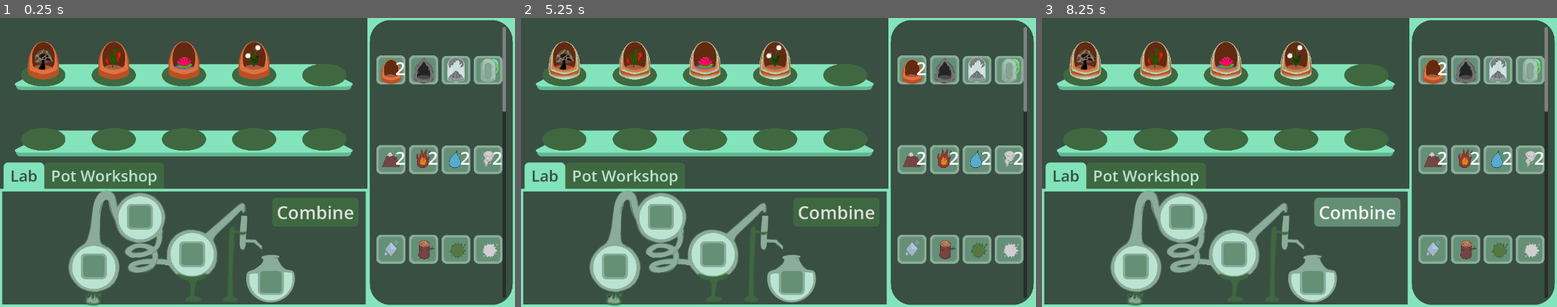
Above: before the commit, frames 1-3 (left to right).
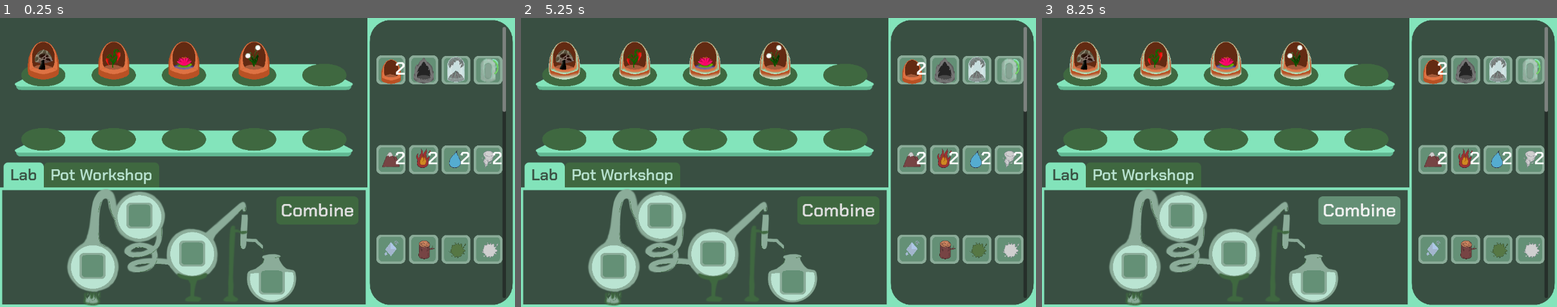
Above: after the commit, the same moments.

Repository: Girlies-stdio/elementalchemy
Game: Godot game, scene res://Scenes/main.tscn
Two runs of this game, one before a commit and one after it. Both use one fixed random seed, a clock stepped at 60 frames per second and the inputs below.
Inputs (mouse positions are in pixels of both pictures, inside the frame that each line leads up to):
- Up to frame 1 (0.25 s): no input
- Up to frame 2 (5.25 s): click (562, 58) at 0.5 s; click (634, 58) at 1.25 s; click (706, 58) at 2 s; click (773, 58) at 2.75 s; click (845, 58) at 3.5 s; click (562, 122) at 4.25 s; click (634, 122) at 5 s
- Up to frame 3 (8.25 s): click (1227, 122) at 5.75 s; click (1294, 122) at 6.5 s; click (1366, 122) at 7.25 s; click "Combine" at 8 s

The runs differ from the first frame. In frame 1, 3.7% of the frame differs, in the area x 0-98%, y 15-100%; in frame 2, 3.7%; in frame 3, 3.7%.

Commit message:
theme font

Diff:
--- a/global_theme.tres
+++ b/global_theme.tres
@@ -1,4 +1,6 @@
-[gd_resource type="Theme" load_steps=10 format=3 uid="uid://b714aumedekal"]
+[gd_resource type="Theme" load_steps=11 format=3 uid="uid://b714aumedekal"]
+
+[ext_resource type="FontFile" uid="uid://c3emp1kiy0loq" path="res://Assets/Fonts/ChakraPetch-SemiBold.ttf" id="1_ofusn"]
 
 [sub_resource type="StyleBoxFlat" id="StyleBoxFlat_vp42j"]
 content_margin_left = 10.0
@@ -68,7 +70,9 @@
 bg_color = Color(0.223529, 0.309804, 0.258824, 1)
 
 [resource]
+default_font = ExtResource("1_ofusn")
 default_font_size = 35
+Button/fonts/font = ExtResource("1_ofusn")
 Button/styles/disabled = SubResource("StyleBoxFlat_vp42j")
 Button/styles/focus = SubResource("StyleBoxEmpty_tccg3")
 Button/styles/hover = SubResource("StyleBoxFlat_ofusn")
Binary file added: Assets/Fonts/Arvo-Bold.ttf
Not shown, added: Assets/Fonts/Arvo-Bold.ttf.import
Binary file added: Assets/Fonts/Arvo-Regular.ttf
Not shown, added: Assets/Fonts/Arvo-Regular.ttf.import
Binary file added: Assets/Fonts/ChakraPetch-Bold.ttf
Not shown, added: Assets/Fonts/ChakraPetch-Bold.ttf.import
Binary file added: Assets/Fonts/ChakraPetch-Regular.ttf
Not shown, added: Assets/Fonts/ChakraPetch-Regular.ttf.import
Binary file added: Assets/Fonts/ChakraPetch-SemiBold.ttf
Not shown, added: Assets/Fonts/ChakraPetch-SemiBold.ttf.import
Not shown: 1 places in Inventory/slot.tscn that only renumber resources
